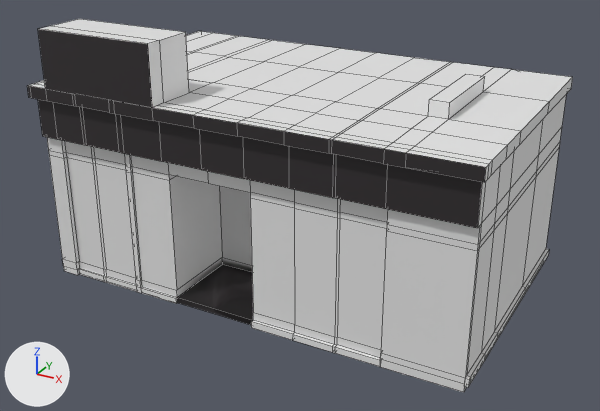
Before and after pictures for a commit that changed the FBX model Assets/Materials/kmarket.fbx.
Rendered twice from a camera (50 mm lens) standing at (11.11, -21.09, 12.39) and looking at (-0.01, -0.87, 2.28). The lights are fixed; the arrows at lower left show +X, +Y and +Z. Mesh edges are drawn as thin lines. Where no turn or scale is listed for an object, it has been applied to the vertices. Vertices at the same position are counted once.

The older version as bpy lines, for what is in view:
```python
mat_kyltti = principled_material('kyltti')
mat_kyltti.base_color = (0.0293, 0.0246, 0.0269)  # black #302b2e
me_cube = bpy.data.meshes.new('Cube')
me_cube.from_pydata(...)  # 532 vertices, 525 faces; spans x -7.65..5.84, y -4.5..4.0, z -0.18..7.64
# faces by material slot: [33, 488, 4]
me_cube.materials.append(mat_kyltti)  # black #302b2e
me_cube.materials.append(mat_material)  # white #e7e7e7
me_cube.materials.append(mat_lasi)  # white #e7e7e7
ob_cube = bpy.data.objects.new('Cube', me_cube)
ob_cube.location = (0.71, 0.0, 0.0)
```
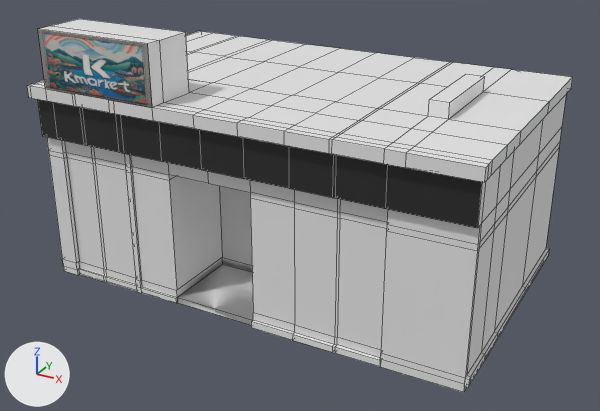
Commit message: kmarket logo

The change, as a diff of the scene's bpy script:
```diff
--- a/Assets/Materials/kmarket.fbx.py
+++ b/Assets/Materials/kmarket.fbx.py
@@ img_kmarket_logo_png @@
+img_kmarket_logo_png = load_image('kmarket-logo.png', '_unpacked/kmarket-logo.png', 716, 531, 'sRGB')
@@ mat_kyltti @@
 mat_kyltti = principled_material('kyltti')
-mat_kyltti.base_color = (0.0293, 0.0246, 0.0269)  # black #302b2e
+mat_kyltti.base_color = (0.8, 0.8, 0.8)  # white #e7e7e7
@@ mat_material_001 @@
+mat_material_001 = principled_material('Material.001')
+mat_material_001.base_color = (0.0218, 0.0218, 0.0218)  # black #292929
@@ mat_material_002 @@
+mat_material_002 = principled_material('Material.002')
+mat_material_002.texture = img_kmarket_logo_png
@@ me_cube @@
 me_cube.from_pydata(...)  # 532 vertices, 525 faces; spans x -7.65..5.84, y -4.5..4.0, z -0.18..7.64
 # used by ob_cube; location = (0.71, 0.0, 0.0)
-me_cube.materials.append(mat_material)  # white #e7e7e7
+# me_cube part 1: all 13 faces centred in x -7.24..4.58, y -4.28, z 4.99 switch from mat_kyltti (black #302b2e) to mat_material_001 (black #292929)
+# me_cube part 2: texture (UV) coordinates of 1 of 525 faces, centred in x -5.14, y -4.49, z 6.38, changed; they spanned u 0.78..0.86, v 0.75..0.75 and now span u 0.0..1.0, v 0.0..1.0
 me_cube.materials.append(mat_lasi)
+me_cube.materials.append(mat_material_002)  # picture img_kmarket_logo_png
```

Boxes [x1, y1, x2, y2] around the edits, measured in the pictures (600 x 411 px):
'Cube', recoloured, surface changed (black to grey)
    both: [27, 27, 489, 327]
part 1 of me_cube, recoloured
    both: [38, 99, 482, 228]
part 2 of me_cube, surface changed
    both: [38, 29, 152, 108]
